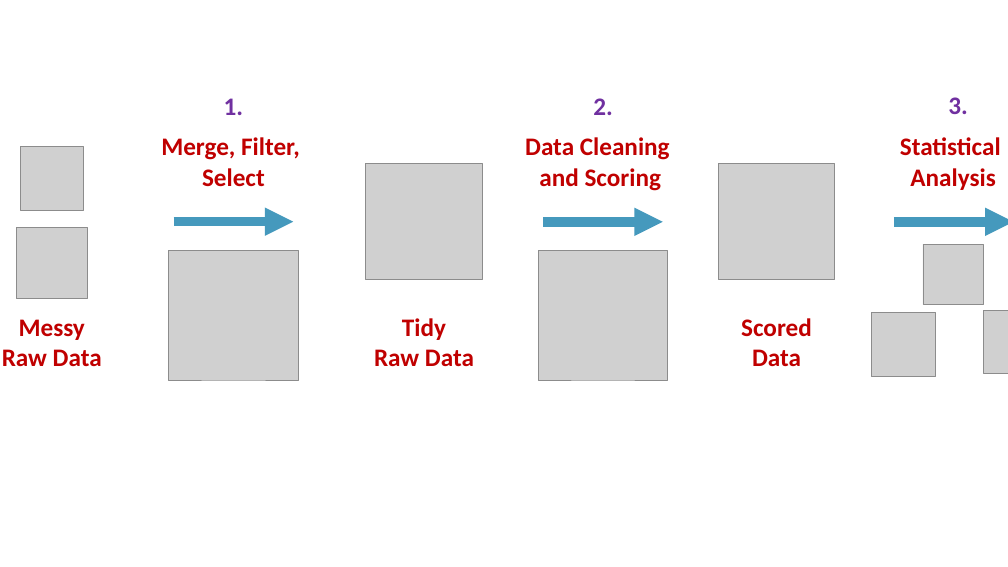
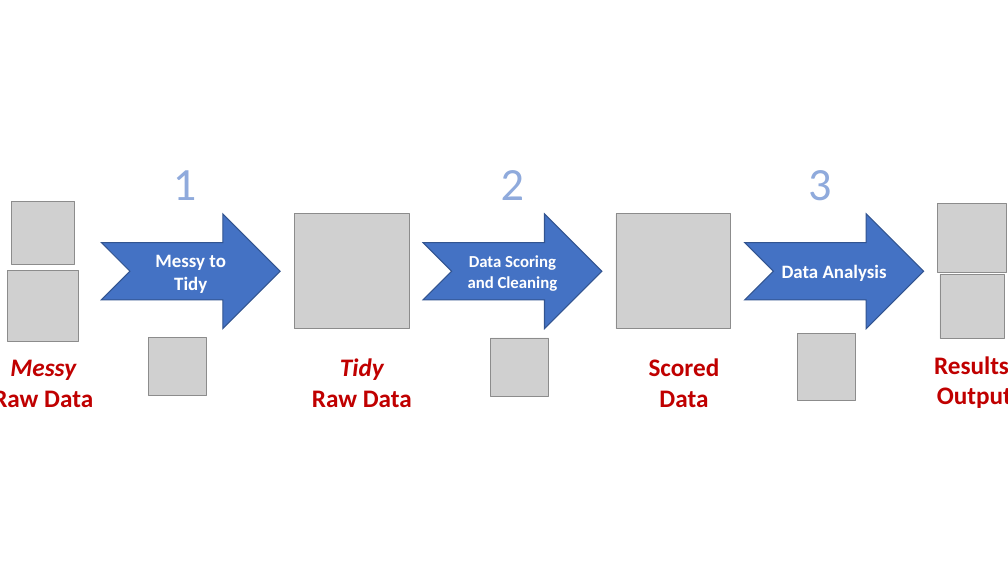
Before and after one commit to EngleLab/UseR_Guide, a slide deck: slide 1 of images/rtutorial_images.pptx. Drawn at 1008x567 pixels with LibreOffice and Linux fonts; fonts in the diff are those of the drawing; grey boxes stand for pictures; background and template pictures are left out. Boxes give left, top, right and bottom in pixels: in the first picture for what was removed or moved away, otherwise in the second. Text is boxed around its words. In the diff, an @@ line names an element or a change of style, - is before the commit and + after.

```diff
--- a/images/rtutorial_images.pptx
+++ b/images/rtutorial_images.pptx
@@ text at (x1=173, y1=170, x2=196, y2=200): text changed; size 24 to 44 pt; text colour #7030A0 to #8FAADC; bold off @@
-1.
+1
@@ text at (x1=501, y1=170, x2=524, y2=200): text changed; size 24 to 44 pt; text colour #7030A0 to #8FAADC; bold off @@
-2.
+2
@@ text at (x1=808, y1=170, x2=831, y2=200): text changed; size 24 to 44 pt; text colour #7030A0 to #8FAADC; bold off @@
-3.
+3
@@ picture moved from (x1=20, y1=147, x2=84, y2=210) to (x1=11, y1=201, x2=75, y2=265) @@
@@ picture moved from (x1=16, y1=228, x2=87, y2=299) to (x1=8, y1=270, x2=79, y2=341) @@
@@ group removed at (x1=161, y1=137, x2=1008, y2=380): 7 pictures, 3 arrows, 3 texts @@
-Merge, Filter,
-Select
-Data Cleaning
-and Scoring
-Statistical
-Analysis
@@ text "Messy" moved from (x1=2, y1=319, x2=102, y2=366) to (x1=0, y1=359, x2=93, y2=407) @@
@@ text at (x1=10, y1=359, x2=76, y2=380): italic on in "Messy" @@
@@ group added at (x1=101, y1=204, x2=1008, y2=408): 7 pictures, 3 notched right arrows, 1 text @@
+Data Scoring and Cleaning
+Messy to Tidy
+Data Analysis
+Results
+Output
@@ text "Tidy" moved from (x1=374, y1=318, x2=474, y2=367) to (x1=312, y1=358, x2=412, y2=407) @@
@@ text at (x1=340, y1=358, x2=384, y2=380): italic on in "Tidy" @@
@@ text "Scored" moved from (x1=741, y1=318, x2=812, y2=367) to (x1=649, y1=358, x2=720, y2=407) @@
```
Also in this commit, not shown: 1 slide added, 34 other files.
